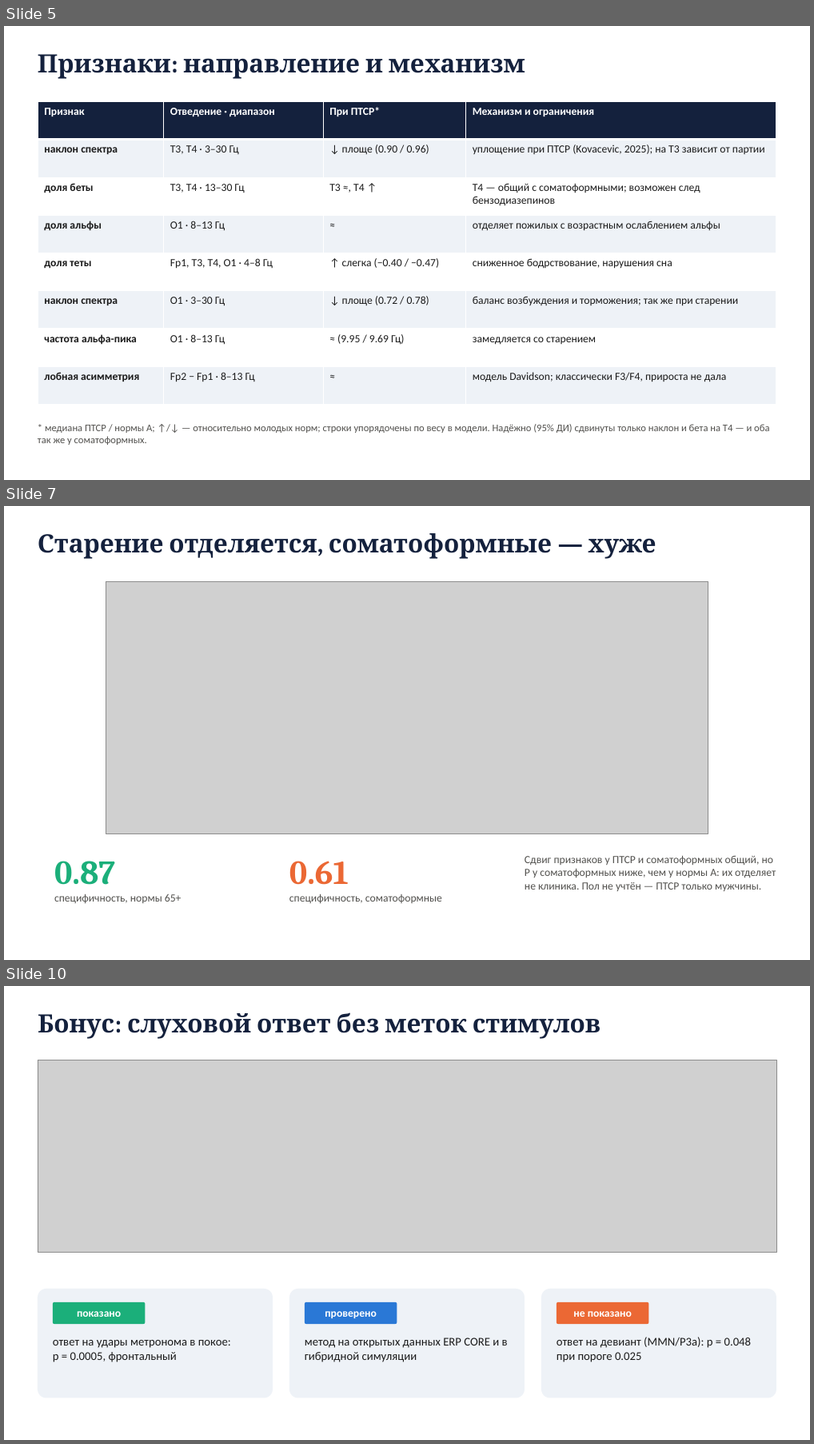
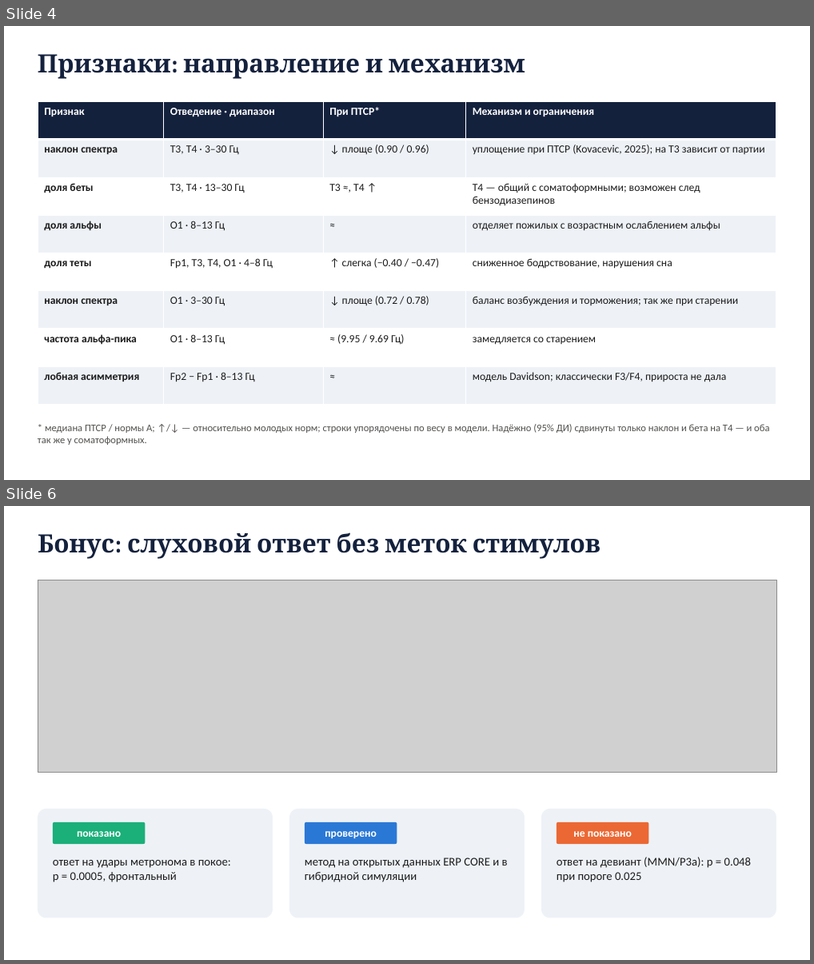
Before and after one commit to igor688-hub/neurodiagnosis-eeg, a slide deck: report/presentation.pptx. Shown one above the other, each under a label of ours: slides 5, 7 and 10 before the commit, slides 4 and 6 after it; the slides between them are not shown. The pictures are 814x1444 and 814x964 pixels, drawn with LibreOffice and Linux fonts; fonts in the diff are those of the drawing; grey boxes stand for pictures. Boxes give left, top, right and bottom in pixels: in the first picture for what was removed or moved away, otherwise in the second. Text is boxed around its words. In the diff, an @@ line names an element or a change of style, - is before the commit and + after.

```diff
--- a/report/presentation.pptx
+++ b/report/presentation.pptx
@@ slide 7 removed at box(4, 506, 810, 960), background #FFFFFF @@
@@ text removed at box(38, 533, 656, 559) @@
-Старение отделяется, соматоформные — хуже
@@ picture removed at box(106, 582, 709, 834) @@
@@ text removed at box(54, 860, 115, 884) @@
-0.87
@@ text removed at box(290, 860, 349, 884) @@
-0.61
@@ text removed at box(525, 855, 776, 891) @@
-Сдвиг признаков у ПТСР и соматоформных общий, но P у соматоформных ниже, чем у нормы A: их отделяет не клиника. Пол не учтён — ПТСР только мужчины.
@@ text removed at box(54, 894, 182, 904) @@
-специфичность, нормы 65+
@@ text removed at box(290, 894, 442, 904) @@
-специфичность, соматоформные
@@ what was slide 5 is now slide 4 @@
@@ what was slide 10 is now slide 6 @@
```
Also in this commit, not shown: 4 slides changed, 1 slide added, 4 other slides removed, 1 other file.
